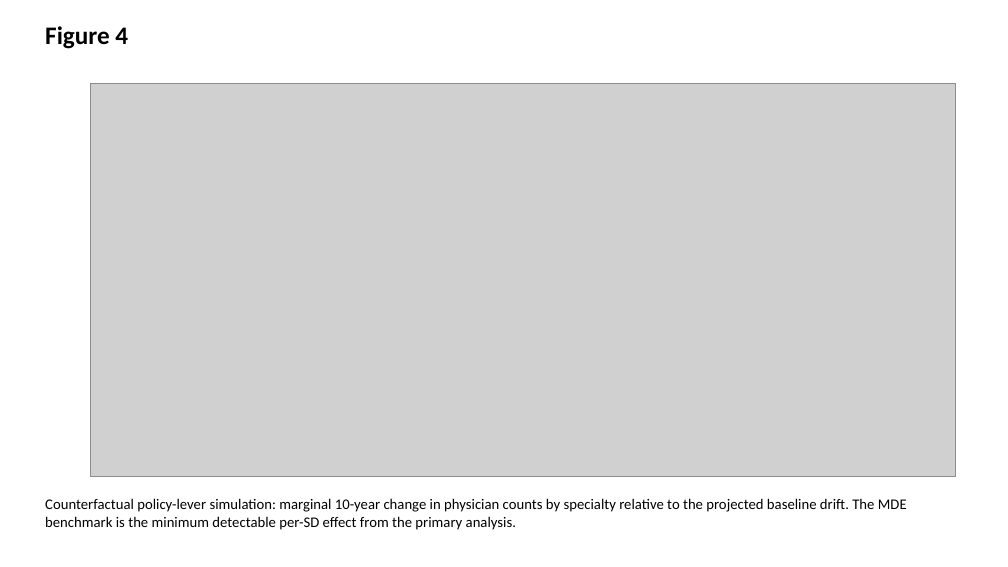
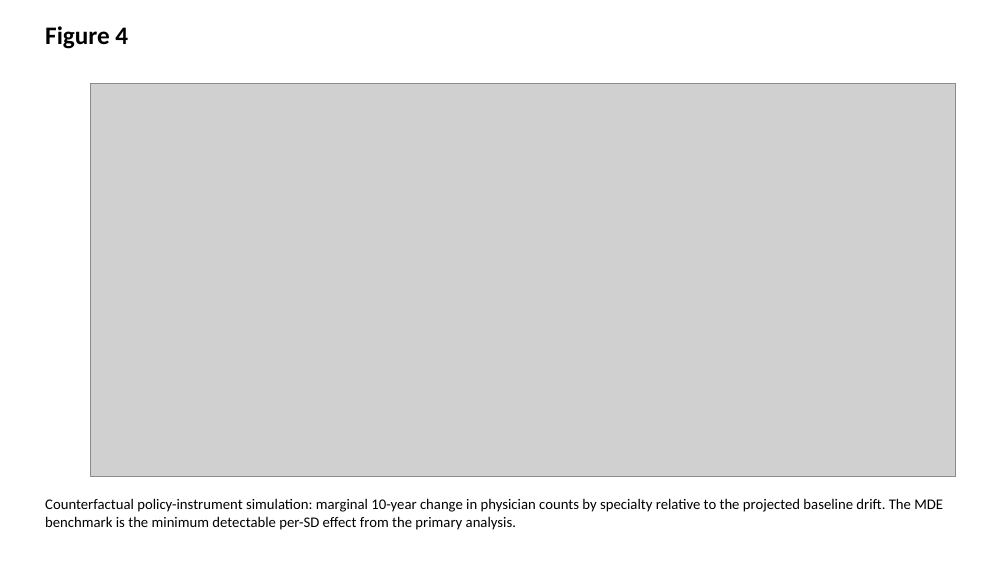
Before and after one commit to bougtoir/medical-accident-its-analysis, a slide deck: slide 4 of medical_accident_its_analysis/manuscript/bpp_figures.pptx. Drawn at 1008x567 pixels with LibreOffice and Linux fonts; fonts in the diff are those of the drawing; grey boxes stand for pictures. Boxes give left, top, right and bottom in pixels: in the first picture for what was removed or moved away, otherwise in the second. Text is boxed around its words. In the diff, an @@ line names an element or a change of style, - is before the commit and + after.

```diff
--- a/medical_accident_its_analysis/manuscript/bpp_figures.pptx
+++ b/medical_accident_its_analysis/manuscript/bpp_figures.pptx
@@ text at bbox=[45, 498, 943, 530]: text changed @@
-Counterfactual policy-lever simulation: marginal 10-year change in physician counts by specialty relative to the projected baseline drift. The MDE benchmark is the minimum detectable per-SD effect from the primary analysis.
+Counterfactual policy-instrument simulation: marginal 10-year change in physician counts by specialty relative to the projected baseline drift. The MDE benchmark is the minimum detectable per-SD effect from the primary analysis.
```
Also in this commit, not shown: 25 other files.
